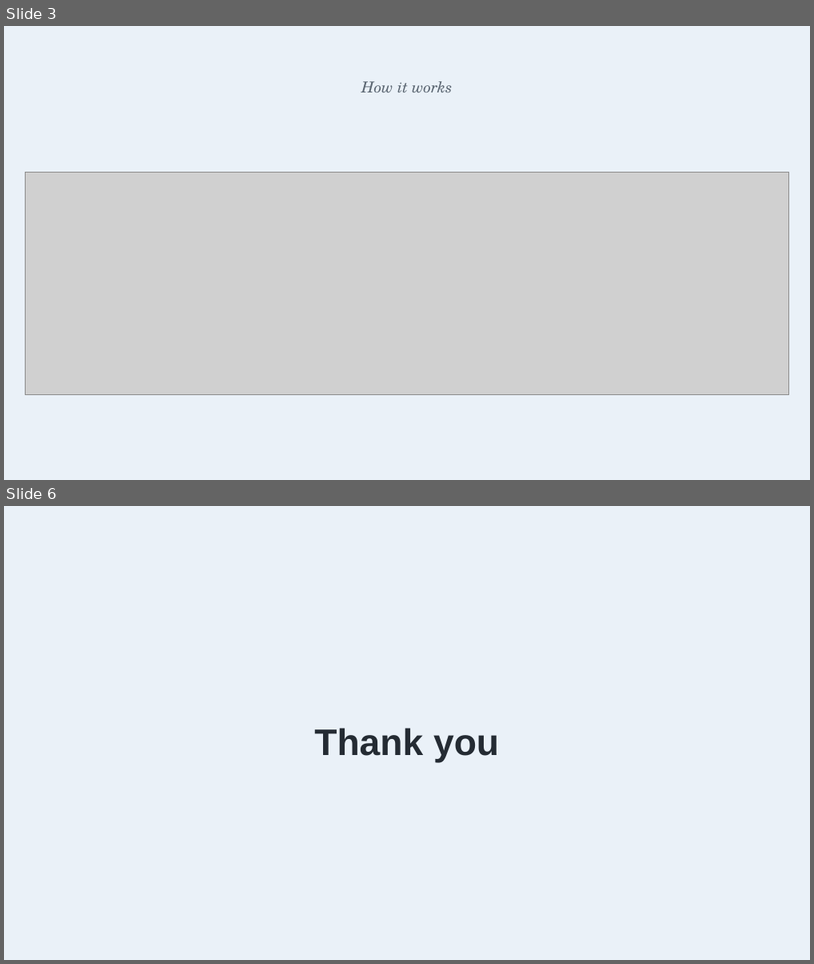
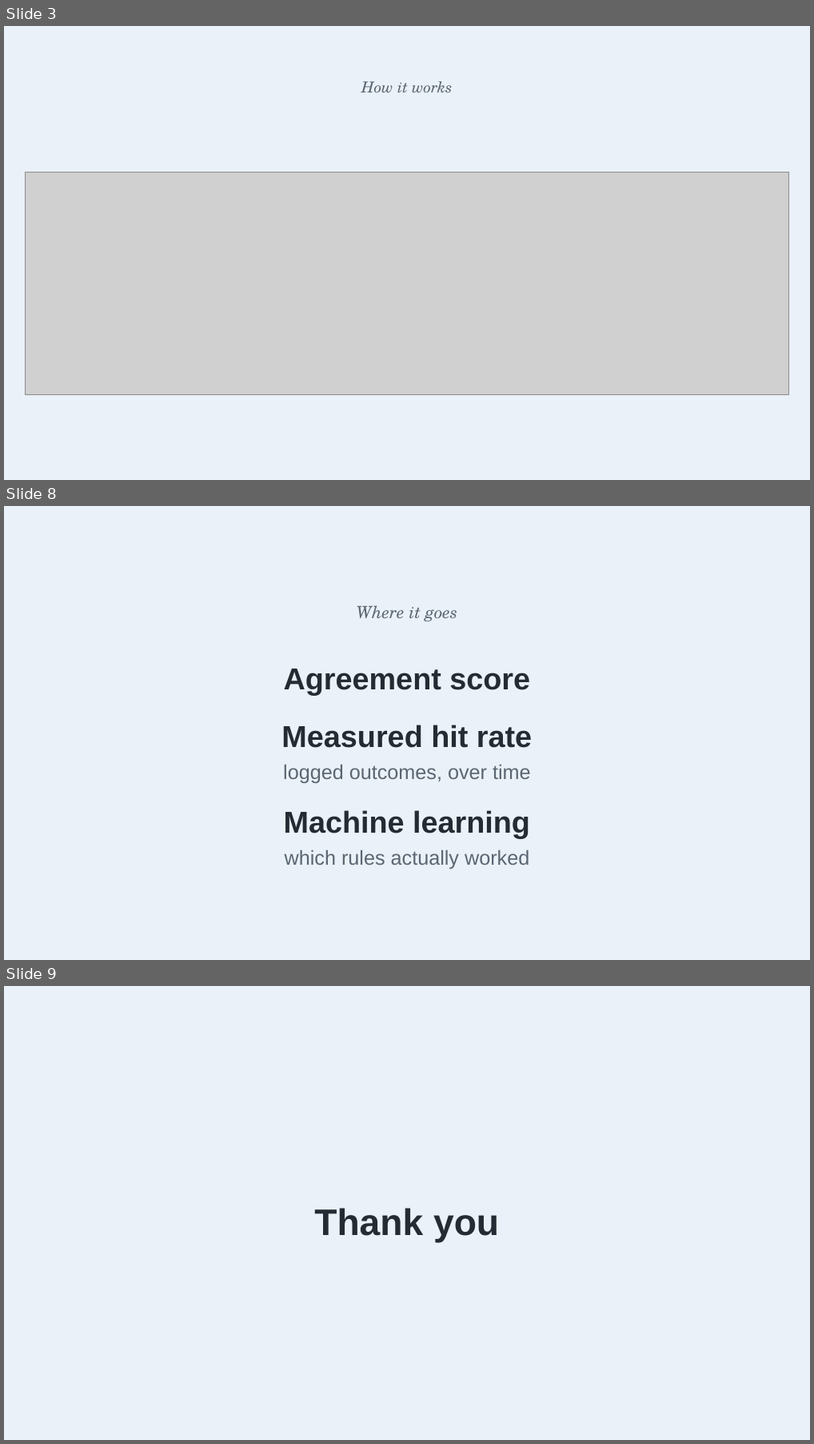
Before and after one commit to benjiesotelo-sudo/Telos_FIN1209, a slide deck: special-lecture/FIN1209-Special-Lecture-2-StockDesk.pptx. Shown one above the other, each under a label of ours: slides 3 and 6 before the commit, slides 3, 8 and 9 after it; the slides between them are not shown. The pictures are 814x964 and 814x1444 pixels, drawn with LibreOffice and Linux fonts; fonts in the diff are those of the drawing; grey boxes stand for pictures. Boxes give left, top, right and bottom in pixels: in the first picture for what was removed or moved away, otherwise in the second. Text is boxed around its words. In the diff, an @@ line names an element or a change of style, - is before the commit and + after.

```diff
--- a/special-lecture/FIN1209-Special-Lecture-2-StockDesk.pptx
+++ b/special-lecture/FIN1209-Special-Lecture-2-StockDesk.pptx
@@ slide 8 added at bbox=[4, 506, 810, 960], background #FFFFFF @@
@@ rectangle added at bbox=[4, 506, 810, 960], fill #EAF1F8 @@
@@ text added at bbox=[357, 605, 458, 621], 20 pt, text #5B6672, italic @@
+Where it goes
@@ text added at bbox=[284, 668, 530, 695], 36 pt, text #242B33, bold @@
+Agreement score
@@ text added at bbox=[282, 724, 532, 783], 24 pt, text #5B6672 @@
+Measured hit rate
+logged outcomes, over time
@@ text added at bbox=[284, 810, 530, 868], 24 pt, text #5B6672 @@
+Machine learning
+which rules actually worked
@@ what was slide 6 is now slide 9 @@
```
Also in this commit, not shown: 2 slides changed, 2 other slides added, 3 other files.
